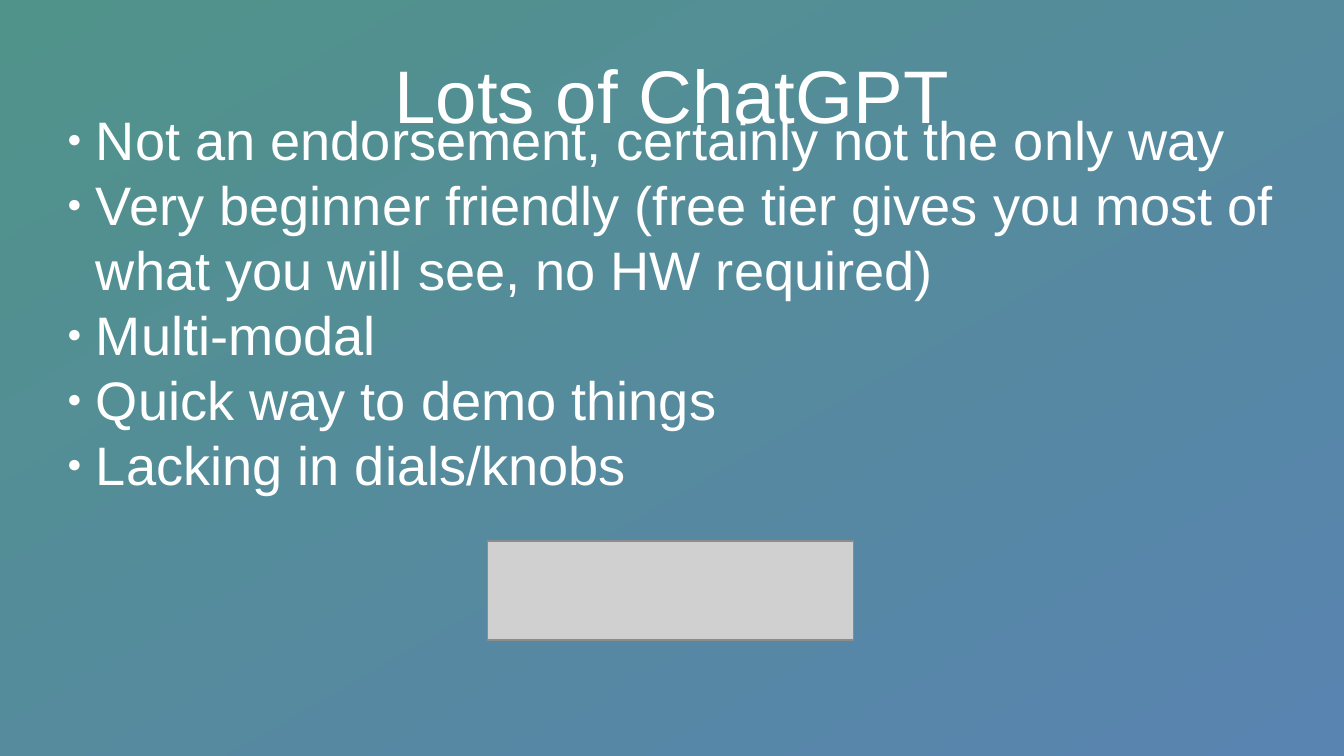
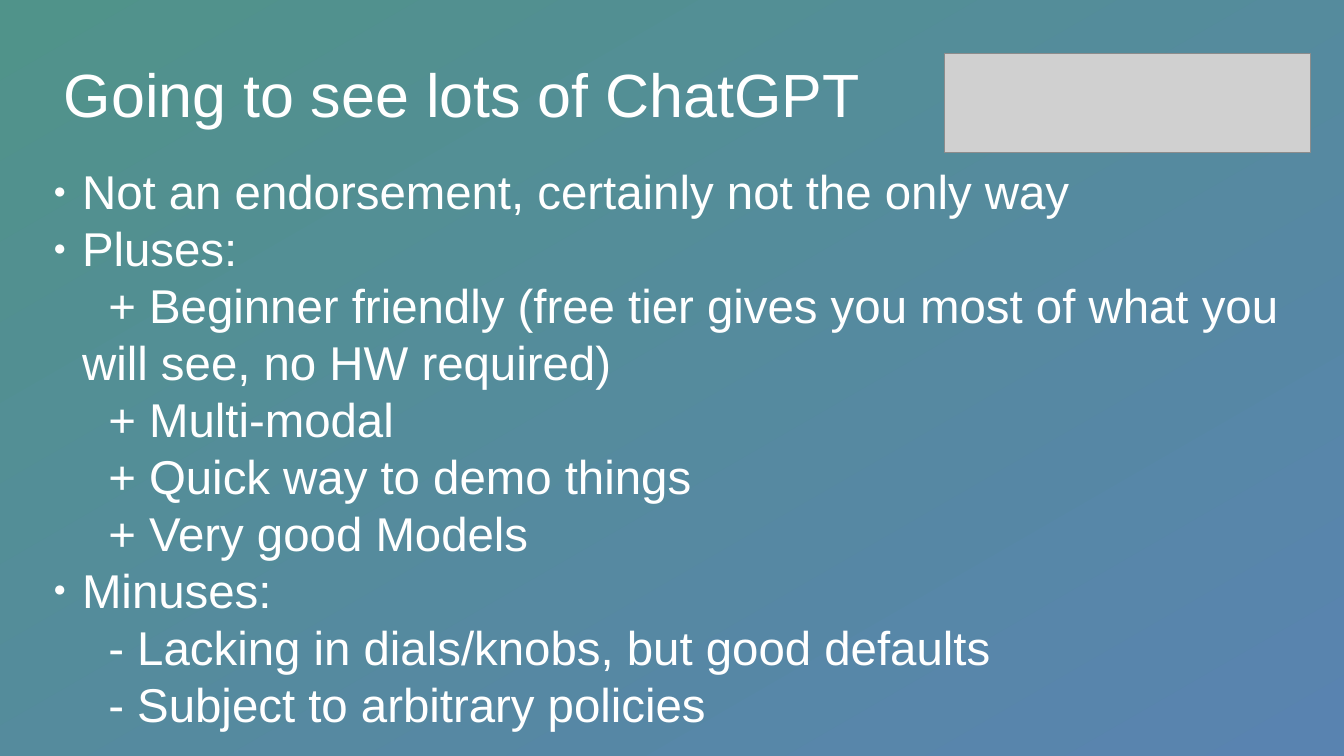
Before and after one commit to mikeboensel/AI_Course, a slide deck: slide 4 of slides/lecture2_genAI_intro/Lecture2.odp (slide 3 before the commit). Drawn at 1344x756 pixels with LibreOffice and Linux fonts; fonts in the diff are those of the drawing; grey boxes stand for pictures. Boxes give left, top, right and bottom in pixels: in the first picture for what was removed or moved away, otherwise in the second. Text is boxed around its words. In the diff, an @@ line names an element or a change of style, - is before the commit and + after.

```diff
--- a/slides/lecture2_genAI_intro/Lecture2.odp
+++ b/slides/lecture2_genAI_intro/Lecture2.odp
@@ picture: place and size @@
-picture at (488,542,854,640)
+picture at (945,54,1311,152)
@@ title at (64,73,859,128): text changed; size 44 to 36 pt @@
-Lots of ChatGPT
+Going to see lots of ChatGPT
@@ subtitle "Not an endorsement, certainly not ...": place and size @@
-subtitle "Not an endorsement, certainly not ..." at (96,118,1273,495)
+subtitle "Not an endorsement, certainly not ..." at (82,174,1278,731)
@@ subtitle at (82,174,1069,219): size 32 to 28 pt in "Not an endorsement, certainly not the only ..." @@
@@ subtitle at (82,231,1278,731): text changed; size 32 to 28 pt @@
-● Very beginner friendly (free tier gives you most of what you will see, no HW required)
-● Multi-modal
-● Quick way to demo things
-● Lacking in dials/knobs
+● Pluses:
++ Beginner friendly (free tier gives you most of what you will see, no HW required)
++ Multi-modal
++ Quick way to demo things
++ Very good Models
+● Minuses:
+- Lacking in dials/knobs, but good defaults
+- Subject to arbitrary policies
```
Also in this commit, not shown: 1 other slide changed, 1 slide added, 1 other file.
